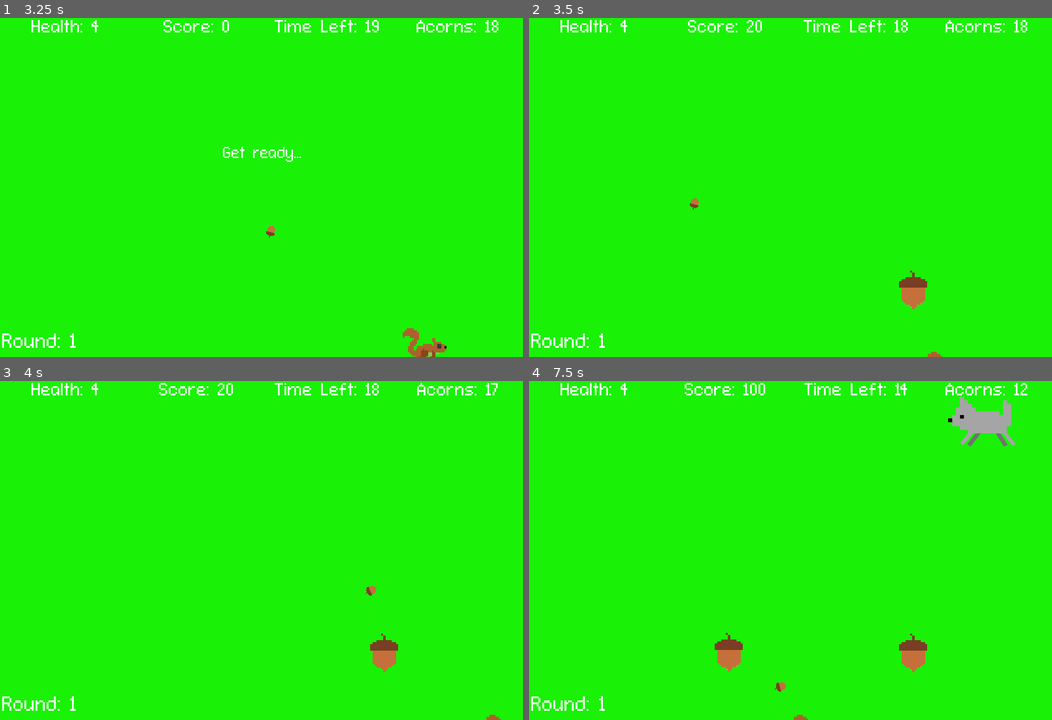
Above: before the commit, frames 1-4 (two rows, left to right).
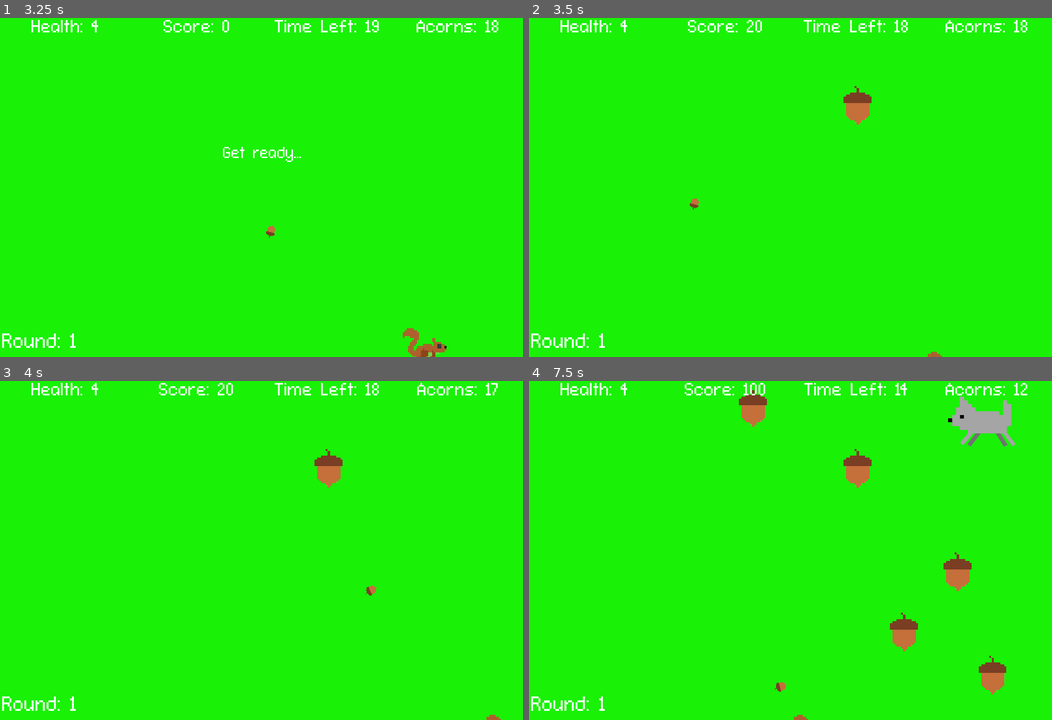
Above: after the commit, the same moments.

Repository: nygren23/2DGame_Squirrel
Game: Godot game, scene res://StartMenu.tscn
Two runs of this game, one before a commit and one after it. Both use one fixed random seed, a clock stepped at 60 frames per second and the inputs below.
Inputs (mouse positions are in pixels of both pictures, inside the frame that each line leads up to):
- Up to frame 1 (3.25 s): click "Start" at 0.5 s; click "Start the Round" at 1.25 s; tap Enter at 2 s; move the mouse to (376, 170) at 2.02 s; hold D (move_right) 2.03-2.78 s; click (376, 170) at 2.1 s; move the mouse to (156, 204) at 2.77 s; hold S (move_down) from 2.78 s (still down); click (156, 204) at 2.85 s
- Up to frame 2 (3.5 s): keep holding S (move_down)
- Up to frame 3 (4 s): move the mouse to (313, 475) at 3.52 s; release S (move_down) at 3.53 s; hold D (move_right) from 3.53 s (still down); click (313, 475) at 3.6 s
- Up to frame 4 (7.5 s): move the mouse to (764, 618) at 4.27 s; release D (move_right) at 4.28 s; hold W (move_up) 4.28-5.03 s; click (764, 618) at 4.35 s; move the mouse to (947, 601) at 5.02 s; hold A (move_left) 5.03-6.53 s; click (947, 601) at 5.1 s; move the mouse to (633, 499) at 5.77 s; click (633, 499) at 5.85 s; move the mouse to (816, 550) at 6.52 s; hold S (move_down) 6.53-7.28 s; click (816, 550) at 6.6 s; move the mouse to (712, 465) at 7.27 s; hold D (move_right) from 7.28 s (still down); click (712, 465) at 7.35 s

Frame 1 is identical in both runs. In frame 2, 0.8% of the frame differs, in the area x 60-77%, y 20-86%; in frame 3, 0.8%; in frame 4, 2.6%, in the area x 35-92%, y 2-93%.

Commit message:
Final Game

Diff:
--- a/Main.gd
+++ b/Main.gd
@@ -13,6 +13,7 @@
 var acorn_spawn_array
 var score = 0 # current score
 var endmusicstarted = false
+var screen_size = Vector2.ZERO
 
 #puts the spawn points in an array.
 func _ready():
@@ -20,6 +21,7 @@
 	randomize()
 	enemy_spawn_array = [$enemySpawnPoint0,$enemySpawnPoint1,$enemySpawnPoint2,$enemySpawnPoint3]
 	acorn_spawn_array = [$asp1,$asp2,$asp3,$asp4,$asp5]
+
 
 # starts a new round or game.
 func new_game():
@@ -99,10 +101,14 @@
 	var rng = RandomNumberGenerator.new()
 	rng.randomize()
 	var my_random_number = rng.randf_range(0,5)
+	var my_random_x = rng.randf_range(-230,800)
+	var my_random_y = rng.randf_range(-175,450)
 
 	var acorn = acorn_scene.instance()
 	get_parent().add_child(acorn)
-	acorn.position = acorn_spawn_array[my_random_number].global_position
+	#acorn.position = acorn_spawn_array[my_random_number].global_position
+	acorn.position.x = my_random_x
+	acorn.position.y = my_random_y
 
 
 #adds ten to the score for every second the player lives
--- a/Main.tscn
+++ b/Main.tscn
@@ -71,19 +71,19 @@
 position = Vector2( 16, 19 )
 
 [node name="asp1" type="Position2D" parent="."]
-position = Vector2( 961, 384 )
+position = Vector2( 266, 165 )
 
 [node name="asp2" type="Position2D" parent="."]
-position = Vector2( 536, 351 )
+position = Vector2( 684, 404 )
 
 [node name="asp3" type="Position2D" parent="."]
-position = Vector2( 557, 616 )
+position = Vector2( -83, -88 )
 
 [node name="asp4" type="Position2D" parent="."]
-position = Vector2( 537, 138 )
+position = Vector2( 297, -90 )
 
 [node name="asp5" type="Position2D" parent="."]
-position = Vector2( 155, 350 )
+position = Vector2( -102, 325 )
 
 [node name="spawn_marker0" type="Label" parent="."]
 margin_left = -237.0
--- a/Player.tscn
+++ b/Player.tscn
@@ -49,7 +49,7 @@
 
 [node name="gunsound" type="AudioStreamPlayer" parent="."]
 stream = ExtResource( 2 )
-volume_db = 7.429
+volume_db = 24.0
 pitch_scale = 1.26
 
 [connection signal="body_entered" from="." to="." method="_on_Player_body_entered"]
--- a/UpgradeScreen.gd
+++ b/UpgradeScreen.gd
@@ -8,8 +8,8 @@
 
 # Called when the node enters the scene tree for the first time.
 func _ready():
-	$endofroundmusic.play()
-
+	#$endofroundmusic.play()
+	pass
 
 #Called every frame. 'delta' is the elapsed time since the previous frame.
 func _process(delta):
--- a/UpgradeScreen.tscn
+++ b/UpgradeScreen.tscn
@@ -1,8 +1,25 @@
-[gd_scene load_steps=4 format=2]
+[gd_scene load_steps=9 format=2]
 
 [ext_resource path="res://images/upgradescreen.png" type="Texture" id=1]
 [ext_resource path="res://UpgradeScreen.gd" type="Script" id=2]
 [ext_resource path="res://Komiku_-_03_-_Mushrooms.mp3" type="AudioStream" id=3]
+[ext_resource path="res://Godot-Fontpack-d244bf6170b399a6d4d26a0d906058ddf2dafdf1/fonts/connection_ii/ConnectionII.otf" type="DynamicFontData" id=4]
+
+[sub_resource type="DynamicFont" id=2]
+size = 20
+font_data = ExtResource( 4 )
+
+[sub_resource type="DynamicFont" id=3]
+size = 20
+font_data = ExtResource( 4 )
+
+[sub_resource type="DynamicFont" id=4]
+size = 20
+font_data = ExtResource( 4 )
+
+[sub_resource type="DynamicFont" id=1]
+size = 40
+font_data = ExtResource( 4 )
 
 [node name="UpgradeScreen" type="Control"]
 anchor_right = 1.0
@@ -56,6 +73,7 @@
 margin_top = 285.0
 margin_right = 201.0
 margin_bottom = 532.0
+custom_fonts/normal_font = SubResource( 2 )
 text = "0"
 
 [node name="DamageLabel" type="RichTextLabel" parent="."]
@@ -63,6 +81,7 @@
 margin_top = 284.0
 margin_right = 366.0
 margin_bottom = 541.0
+custom_fonts/normal_font = SubResource( 3 )
 text = "0"
 
 [node name="HealthLabel" type="RichTextLabel" parent="."]
@@ -71,6 +90,7 @@
 margin_right = 525.0
 margin_bottom = 511.0
 rect_min_size = Vector2( 30, 0 )
+custom_fonts/normal_font = SubResource( 4 )
 text = "0
 "
 
@@ -107,6 +127,7 @@
 margin_top = 70.0
 margin_right = 865.0
 margin_bottom = 135.0
+custom_fonts/font = SubResource( 1 )
 text = "0
 "
 
